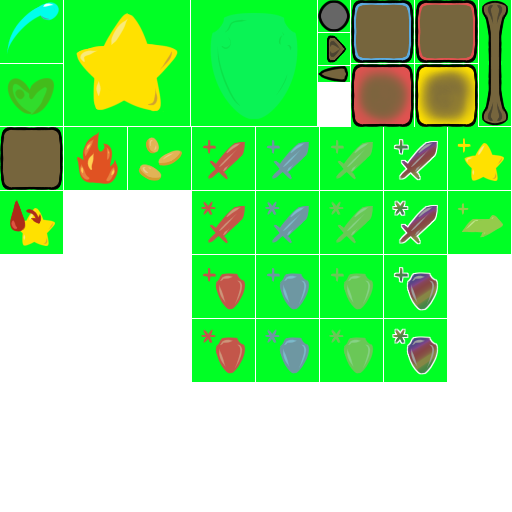
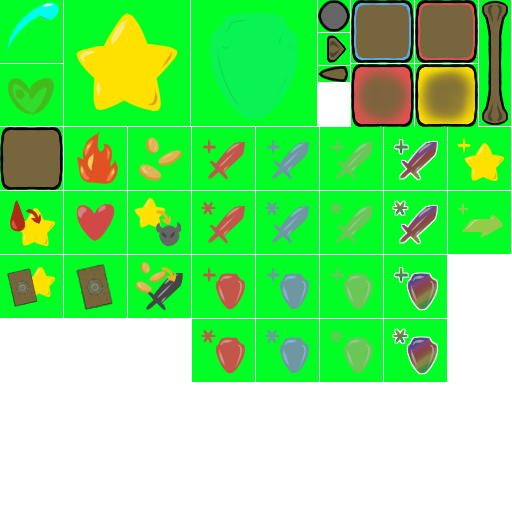
Comparing the layer stacks of the two 512px x 512px images. Changes:
painted on "Calque de dessin 19" (1st of 8, in "Copier de Calque de groupe 18") over box(0, 191, 191, 318)
painted on "Calque de dessin 17" (2nd of 6, in "Copier de Calque de groupe 18") over box(0, 191, 191, 318)
painted on "Calque de dessin 19" (2nd of 8, in "Copier de Calque de groupe 18") over box(0, 191, 191, 318)
painted on "Calque de dessin 17" (3rd of 6, in "Copier de Calque de groupe 18") over box(0, 191, 191, 318)
painted on "Calque de dessin 19" (3rd of 8, in "Copier de Calque de groupe 18") over box(0, 191, 191, 318)
painted on "Calque de dessin 17" (4th of 6, in "Copier de Calque de groupe 18") over box(0, 191, 191, 318)
painted on "Calque de dessin 19" (4th of 8, in "Copier de Calque de groupe 18") over box(0, 191, 191, 318)
painted on "Calque de dessin 17" (5th of 6, in "Copier de Calque de groupe 18") over box(0, 191, 191, 318)
painted on "Calque de dessin 22" over box(0, 191, 191, 318)
painted on "Calque de dessin 19" (5th of 8, in "Copier de Calque de groupe 18") over box(0, 192, 191, 318)
painted on "Calque de dessin 17" (6th of 6, in "Copier de Calque de groupe 18") over box(0, 192, 191, 318)
painted on "Calque de dessin 19" (6th of 8, in "Copier de Calque de groupe 18") over box(0, 192, 191, 318)
painted on "Calque de dessin 17 Fusionnés" (1st of 11, in "Copier de Calque de groupe 18") over box(0, 192, 191, 318)
painted on "Calque de dessin 19" (7th of 8, in "Calque de groupe 18") over box(0, 192, 191, 318)
painted on "Calque de dessin 17 Fusionnés" (2nd of 11, in "Calque de groupe 18") over box(0, 192, 191, 318)
painted on "Calque de dessin 19" (8th of 8, in "Copier de Calque de groupe 18") over box(0, 192, 191, 318)
painted on "Calque de dessin 17 Fusionnés" (3rd of 11, in "Copier de Calque de groupe 18") over box(0, 192, 191, 318)
painted on "Copier de starHit" (4th of 4) over box(0, 191, 191, 318)
…and 31 more changes (19 added, 12 painted)
